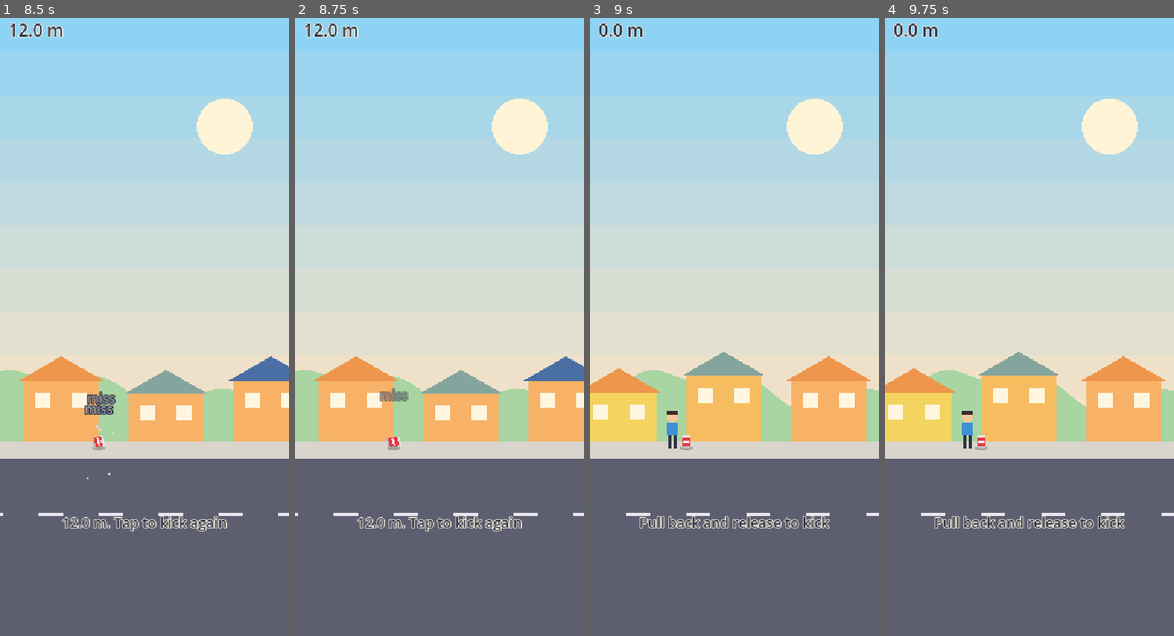
Above: before the commit, frames 1-4 (left to right).
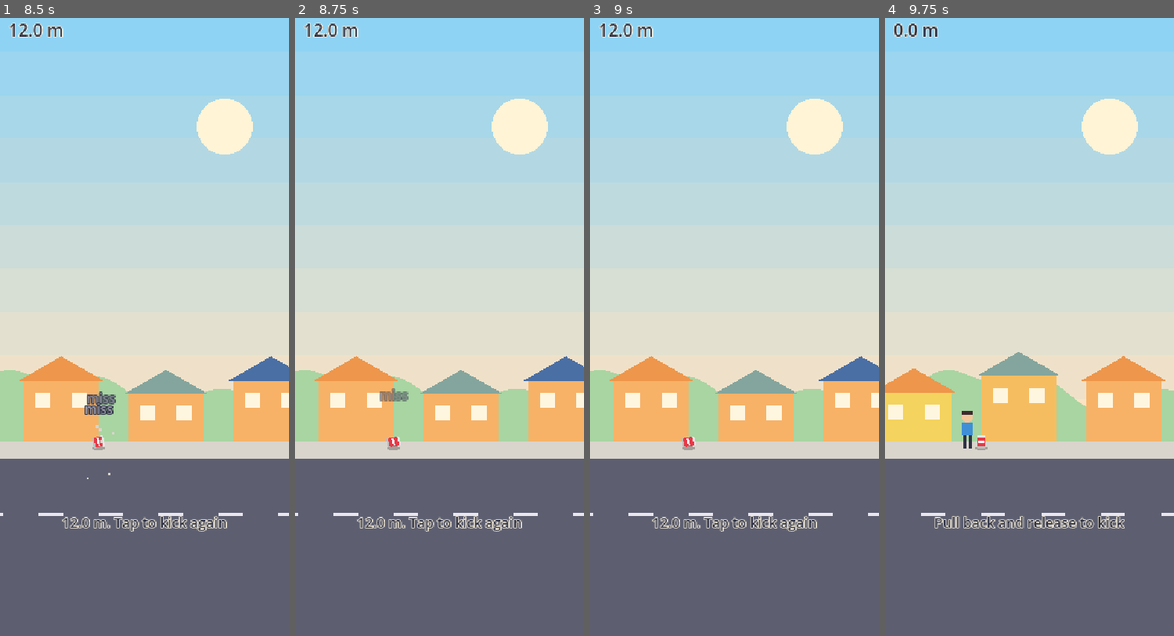
Above: after the commit, the same moments.

Repository: mwharris13/procrastican
Game: Godot game, scene res://scenes/main.tscn
The game is run twice, just before and just after one commit, with the same random seed, the same clock (stepped at 60 frames per second) and the same inputs.
Inputs (mouse positions are in pixels of both pictures, inside the frame that each line leads up to):
- Up to frame 1 (8.5 s): tap Enter at 0.5, 4.25, 5.75 s; move the mouse to (208, 289) at 0.52 s; hold Shift 0.53-1.25 s; click (208, 289) at 0.67 s; tap Space at 1.25, 5 s; drag from (86, 351) to (130, 450) at 1.27 s; move the mouse to (173, 184) at 2.02 s; tap Ctrl at 2.1, 6.6 s; click (173, 184) at 2.17 s; drag from (130, 450) to (57, 228) at 2.77 s; move the mouse to (231, 413) at 3.52 s; tap Alt at 3.6, 8.1 s; click (231, 413) at 3.67 s; drag from (57, 228) to (101, 166) at 4.27 s; move the mouse to (158, 320) at 5.02 s; hold Shift 5.03-5.75 s; click (158, 320) at 5.17 s; drag from (101, 166) to (86, 351) at 5.77 s; move the mouse to (208, 289) at 6.52 s; click (208, 289) at 6.67 s; drag from (86, 351) to (130, 450) at 7.27 s; move the mouse to (173, 184) at 8.02 s; click (173, 184) at 8.17 s
- Up to frame 2 (8.75 s): no input
- Up to frame 3 (9 s): tap Enter at 8.75 s; drag from (720, 450) to (647, 228) at 8.77 s
- Up to frame 4 (9.75 s): move the mouse to (1116, 413) at 9.52 s; hold Shift from 9.53 s (still down); click (1116, 413) at 9.67 s

Frames 1-2 are identical in both runs. In frame 3, 11% of the frame differs, in the area x 0-100%, y 0-84%; in frame 4, nothing differs.

Commit message:
Ignore canceled touches when aiming and add a restart lockout

Diff:
--- a/scripts/main.gd
+++ b/scripts/main.gd
@@ -1,5 +1,8 @@
 extends Node2D
 ## M0 loop: aim → run → tap to kick again. Task 20 replaces this with the full game flow.
+
+# Real-time lockout so rapid tapping at run end doesn't skip the result message.
+const RESTART_LOCKOUT_MS := 400
 
 var data: GameData
 var stats: Dictionary
@@ -11,6 +14,7 @@
 var overlay: TuningOverlay
 var combo := 0
 var _waiting_restart := false
+var _run_ended_ms := 0
 
 
 func _ready() -> void:
@@ -57,9 +61,11 @@
 func _on_run_ended(ev: Dictionary) -> void:
 	hud.show_message("%.1f m. Tap to kick again" % ev.x)
 	_waiting_restart = true
+	_run_ended_ms = Time.get_ticks_msec()
 
 
 func _unhandled_input(event: InputEvent) -> void:
-	if _waiting_restart and event is InputEventScreenTouch and event.pressed:
+	if _waiting_restart and event is InputEventScreenTouch and event.pressed \
+			and Time.get_ticks_msec() - _run_ended_ms >= RESTART_LOCKOUT_MS:
 		_waiting_restart = false
 		_new_run()
--- a/scripts/view/run_view.gd
+++ b/scripts/view/run_view.gd
@@ -87,7 +87,11 @@
 				_drag_index = event.index
 				begin_drag(event.position)
 			elif not event.pressed and event.index == _drag_index:
-				end_drag()
+				# iOS touchcancel arrives as a release; it must not kick.
+				if event.canceled:
+					cancel_drag()
+				else:
+					end_drag()
 			get_viewport().set_input_as_handled()
 		elif state == "flying" and event.pressed:
 			tap_screen(event.position)
@@ -105,6 +109,13 @@
 func update_drag(pos: Vector2) -> void:
 	_aim = LaunchAim.from_drag(pos - _drag_start, stats)
 	_preview = LaunchAim.preview(_aim.angle, _aim.power, stats) if _aim.valid else PackedVector2Array()
+	queue_redraw()
+
+
+func cancel_drag() -> void:
+	_drag_index = -1
+	_aim = {"valid": false}
+	_preview = PackedVector2Array()
 	queue_redraw()
 
 
--- a/test/test_run_view.gd
+++ b/test/test_run_view.gd
@@ -56,3 +56,31 @@
 	view.update_drag(Vector2(40, 360))
 	view.end_drag()
 	assert_eq(view.tap_screen(Vector2(269, 584)), {})
+
+func test_cancel_drag_resets_aim_without_launching():
+	view.begin_drag(Vector2(100, 300))
+	view.update_drag(Vector2(40, 360))
+	view.cancel_drag()
+	assert_eq(view.state, "aiming")
+	assert_false(view.sim.can.launched)
+	view.end_drag()
+	assert_eq(view.state, "aiming")
+
+func test_canceled_touch_does_not_launch():
+	var down := InputEventScreenTouch.new()
+	down.index = 0
+	down.pressed = true
+	down.position = Vector2(100, 300)
+	view._unhandled_input(down)
+	var drag := InputEventScreenDrag.new()
+	drag.index = 0
+	drag.position = Vector2(40, 360)
+	view._unhandled_input(drag)
+	var cancel := InputEventScreenTouch.new()
+	cancel.index = 0
+	cancel.pressed = false
+	cancel.canceled = true
+	cancel.position = Vector2(40, 360)
+	view._unhandled_input(cancel)
+	assert_eq(view.state, "aiming")
+	assert_false(view.sim.can.launched)
